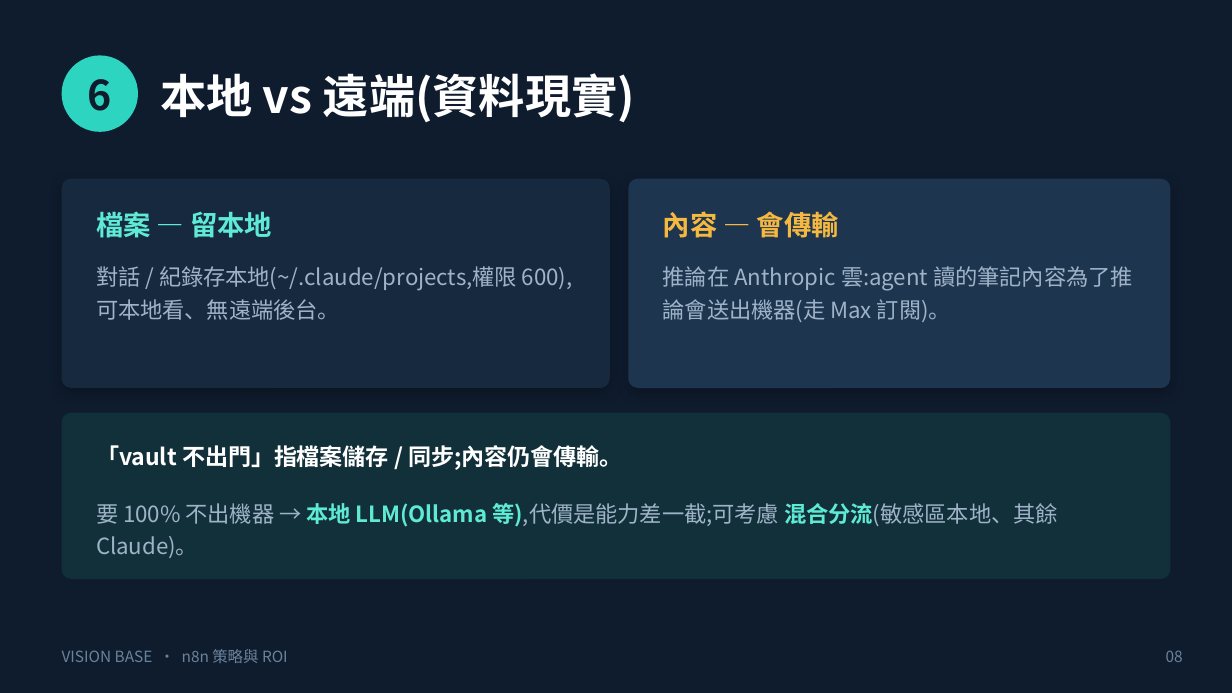
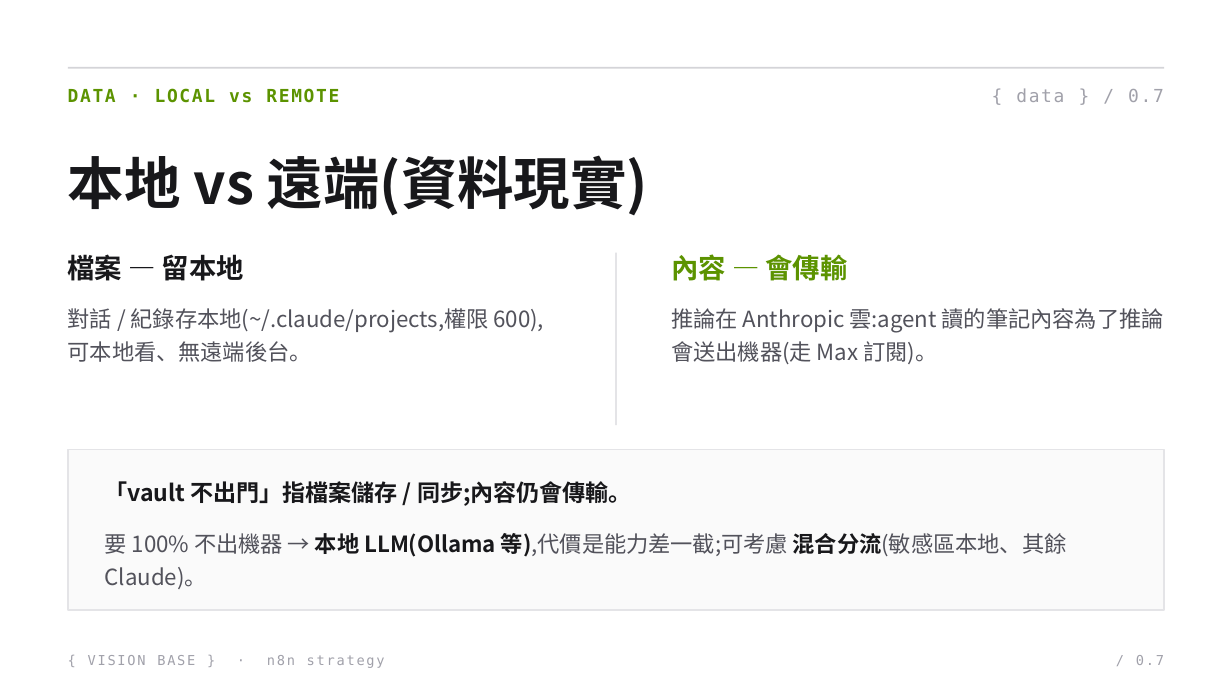
Before and after one commit to VistwinDev/VistwinDev.github.io, a slide deck: slide 8 of content/98 資料/Strategy/2026-06-25_n8n-stack-ROI.pptx. Drawn at 1232x693 pixels with LibreOffice and Linux fonts; fonts in the diff are those of the drawing. Boxes give left, top, right and bottom in pixels: in the first picture for what was removed or moved away, otherwise in the second. Text is boxed around its words. In the diff, an @@ line names an element or a change of style, - is before the commit and + after.

```diff
--- a/content/98 資料/Strategy/2026-06-25_n8n-stack-ROI.pptx
+++ b/content/98 資料/Strategy/2026-06-25_n8n-stack-ROI.pptx
@@ background #0F1C2E to #FFFFFF @@
@@ ellipse removed at box(62, 55, 138, 132) @@
@@ line added from (68, 68) to (1164, 68), #D4D4D8 1 pt @@
@@ text added at box(68, 88, 339, 103), 10.5 pt, text #5C9300, bold @@
+DATA · LOCAL vs REMOTE
@@ text removed at box(88, 79, 112, 111) @@
-6
@@ text added at box(1016, 88, 1164, 102), 10.5 pt, text #A1A1AA @@
+{ data } / 0.7
@@ text "本地 vs 遠端(資料現實)": place and size @@
-text "本地 vs 遠端(資料現實)" at box(160, 73, 635, 122)
+text "本地 vs 遠端(資料現實)" at box(68, 155, 648, 216)
@@ text "本地 vs 遠端(資料現實)" at box(68, 155, 648, 216): size 27 to 33 pt, font Noto Sans CJK SC to Noto Sans CJK TC, text colour #FFFFFF to #18181B @@
@@ rounded rectangle removed at box(62, 179, 610, 388) @@
@@ rounded rectangle removed at box(628, 179, 1170, 388) @@
@@ text "檔案 — 留本地": place and size @@
-text "檔案 — 留本地" at box(96, 207, 272, 242)
+text "檔案 — 留本地" at box(68, 251, 244, 286)
@@ text "檔案 — 留本地" at box(68, 251, 244, 286): font Noto Sans CJK SC to Noto Sans CJK TC, text colour #5EEAD4 to #18181B @@
@@ line added from (616, 253) to (616, 425), #E4E4E7 1 pt @@
@@ text "內容 — 會傳輸": place and size @@
-text "內容 — 會傳輸" at box(663, 211, 839, 238)
+text "內容 — 會傳輸" at box(671, 254, 848, 281)
@@ text "內容 — 會傳輸" at box(671, 254, 848, 281): font Noto Sans CJK SC to Noto Sans CJK TC, text colour #F5B841 to #5C9300 @@
@@ text "對話 / 紀錄存本地(~/.claude/projects,權限 600),可本地看、無遠端後台。" at box(68, 308, 545, 362): font Noto Sans CJK SC to Noto Sans CJK TC, text colour #9FB3C8 to #52525B @@
@@ text "對話 / 紀錄存本地(~/.claude/projects,權限 600),可本地看、無遠端後台。": place and size @@
-text "對話 / 紀錄存本地(~/.claude/projects,權限 600),可本地看、無遠端後台。" at box(96, 266, 573, 320)
+text "對話 / 紀錄存本地(~/.claude/projects,權限 600),可本地看、無遠端後台。" at box(68, 308, 545, 362)
@@ text "推論在 Anthropic 雲:agent 讀的筆記內容為了推論會送出機器(走 Max ...": place and size @@
-text "推論在 Anthropic 雲:agent 讀的筆記內容為了推論會送出機器(走 Max ..." at box(663, 266, 1133, 322)
+text "推論在 Anthropic 雲:agent 讀的筆記內容為了推論會送出機器(走 Max ..." at box(671, 308, 1164, 364)
@@ text "推論在 Anthropic 雲:agent 讀的筆記內容為了推論會送出機器(走 Max ..." at box(671, 308, 1164, 364): font Noto Sans CJK SC to Noto Sans CJK TC, text colour #9FB3C8 to #52525B @@
@@ rounded rectangle removed at box(62, 413, 1170, 579) @@
@@ rectangle added at box(68, 450, 1164, 610), fill #FAFAFA, outline #E4E4E7 1 pt @@
@@ text "「vault 不出門」指檔案儲存 / 同步;內容仍會傳輸。": place and size @@
-text "「vault 不出門」指檔案儲存 / 同步;內容仍會傳輸。" at box(96, 445, 622, 470)
+text "「vault 不出門」指檔案儲存 / 同步;內容仍會傳輸。" at box(105, 481, 631, 506)
@@ text "「vault 不出門」指檔案儲存 / 同步;內容仍會傳輸。" at box(105, 481, 631, 506): font Noto Sans CJK SC to Noto Sans CJK TC, text colour #FFFFFF to #18181B @@
@@ text "要 100% 不出機器 → 本地 ...": place and size @@
-text "要 100% 不出機器 → 本地 ..." at box(96, 503, 1058, 558)
+text "要 100% 不出機器 → 本地 ..." at box(105, 533, 1067, 589)
@@ text "要 100% 不出機器 → 本地 ..." at box(105, 533, 1067, 589): font Noto Sans CJK SC to Noto Sans CJK TC; text colour #9FB3C8 to #52525B in "要 100% 不出機器 → 等),代價是能力差一截;可考慮 混合分流(敏感區本地、其餘 Claude)。"; text colour #5EEAD4 to #18181B in "本地 LLM(Ollama 等),代價是能力差一截;可考慮 混合分流(敏感區本地、其餘"; line spacing 1.2 to 1.25; vertical alignment middle to top @@
@@ text at box(88, 655, 385, 668): text changed; size 9 to 8 pt; font Noto Sans CJK SC to DejaVu Sans Mono; text colour #6B829B to #A1A1AA @@
-VISION BASE · n8n 策略與 ROI
+{ VISION BASE } · n8n strategy
@@ text at box(1136, 655, 1164, 665): text changed; size 9 to 8 pt; font Noto Sans CJK SC to DejaVu Sans Mono; text colour #6B829B to #A1A1AA @@
-08
+/ 0.7
```
Also in this commit, not shown: 8 other slides changed.
